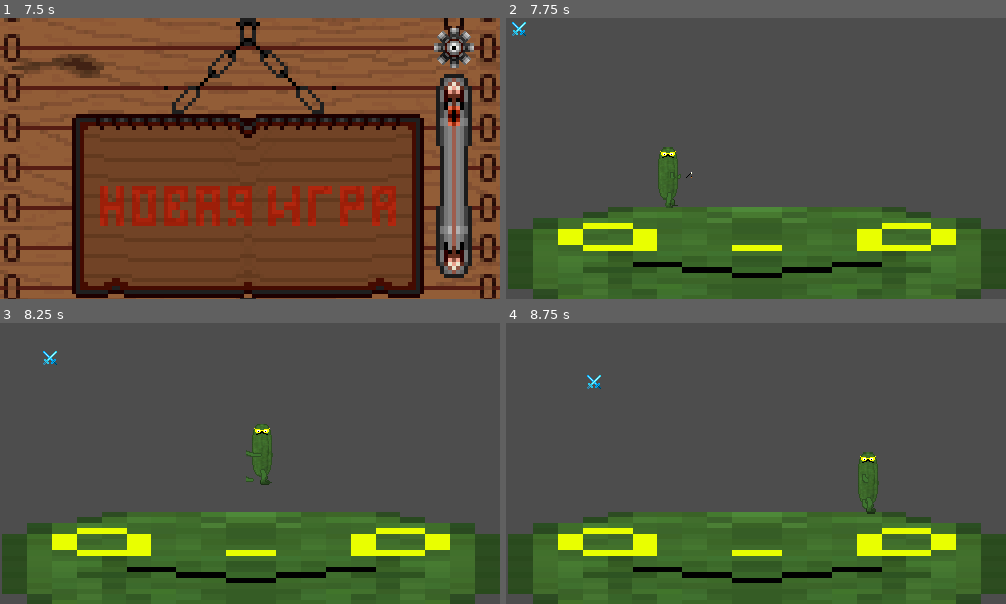
Above: before the commit, frames 1-4 (two rows, left to right).
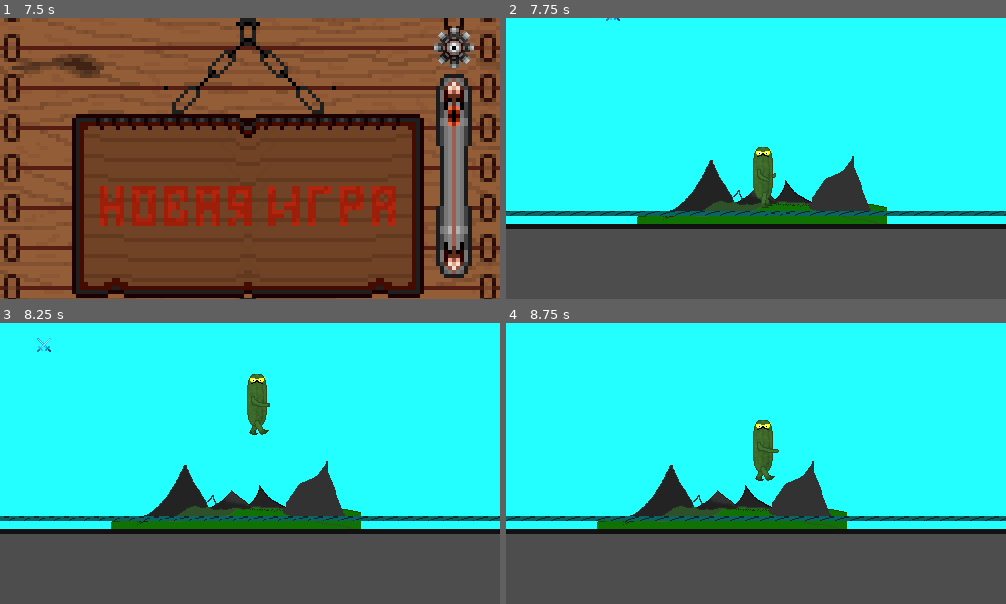
Above: after the commit, the same moments.

Repository: Brodyaga20/Ogurec
Game: Godot game, scene res://Scenes/menu.tscn
Two runs of this game, one before a commit and one after it. Both use one fixed random seed, a clock stepped at 60 frames per second and the inputs below.
Inputs (mouse positions are in pixels of both pictures, inside the frame that each line leads up to):
- Up to frame 1 (7.5 s): tap Enter at 0.5, 2, 3.5 s; move the mouse to (250, 124) at 0.52 s; hold Space (Jump) 0.53-1.28 s; hold D (Right) 0.53-2.03 s; click (250, 124) at 0.6 s; move the mouse to (455, 116) at 1.27 s; tap Space (Jump) at 1.35, 1.52, 1.82, 3.02, 3.32, 4.52, 4.82, 6.02, 6.32 s; click (455, 116) at 1.55 s; move the mouse to (250, 189) at 2.02 s; hold Left (Left) 2.03-2.78 s; hold Space (Jump) 2.03-2.78 s; click (250, 189) at 2.1 s; move the mouse to (455, 48) at 2.77 s; hold D (Right) 2.78-4.28 s; tap Mouse wheel down (WheelDown) at 2.85, 6.6 s; click (455, 48) at 3.05 s; move the mouse to (400, 200) at 3.52 s; hold Space (Jump) 3.53-4.28 s; tap Mouse wheel up (WheelUp) at 3.6, 7.35 s; move the mouse to (100, 116) at 4.27 s; hold Left (Left) 4.28-5.03 s; click (100, 116) at 4.35 s; move the mouse to (275, 158) at 5.02 s; hold D (Right) 5.03-5.78 s; hold Space (Jump) 5.03-5.78 s; move the mouse to (175, 88) at 5.77 s; hold Left (Left) 5.78-7.28 s; click (175, 88) at 5.85 s; move the mouse to (360, 144) at 6.52 s; hold Space (Jump) 6.53-7.28 s; move the mouse to (150, 172) at 7.27 s; hold D (Right) from 7.28 s (still down)
- Up to frame 2 (7.75 s): keep holding D (Right); tap Space (Jump) at 7.52 s; click (656, 172) at 7.55 s
- Up to frame 3 (8.25 s): keep holding D (Right); tap Space (Jump) at 7.82 s; move the mouse to (300, 401) at 8.02 s; hold Space (Jump) from 8.03 s (still down); click (300, 401) at 8.1 s
- Up to frame 4 (8.75 s): keep holding D (Right); keep holding Space (Jump)

Frame 1 is identical in both runs. In frame 2, 100% of the frame differs, in the area x 0-100%, y 0-100%; in frame 3, 99%; in frame 4, 99%.

Commit message:
New parallax background!!!

Diff:
--- a/Scenes/Hero/HERO.tscn
+++ b/Scenes/Hero/HERO.tscn
@@ -1,9 +1,9 @@
-[gd_scene load_steps=13 format=3 uid="uid://s7s0g6nc66mf"]
+[gd_scene load_steps=14 format=3 uid="uid://s7s0g6nc66mf"]
 
 [ext_resource type="Script" path="res://Scripts/Hero/HERO.gd" id="1_kpvw0"]
 [ext_resource type="Texture2D" uid="uid://dex6jrvksjlix" path="res://Resources/Textures/Characters/Playable/Ogurec/Body/Simple/Stop/Texture.png" id="2_2xiph"]
-[ext_resource type="Texture2D" uid="uid://b5ifr44g0pvg2" path="res://Resources/Textures/Characters/Playable/Ogurec/Hands/BackHand/Simple_empty/Move/Texture.png" id="4_tvfq8"]
-[ext_resource type="Texture2D" uid="uid://b5ifr44g0pvg2" path="res://Resources/Textures/Characters/Playable/Ogurec/Hands/FrontHand/Simple_empty/Move/Texture.png" id="4_u5qf4"]
+[ext_resource type="Texture2D" uid="uid://ctkwdt5bday5p" path="res://Resources/Textures/Characters/Playable/Ogurec/Hands/BackHand/Simple_empty/Attack/Texture.png" id="2_ch8c0"]
+[ext_resource type="Texture2D" uid="uid://ctkwdt5bday5p" path="res://Resources/Textures/Characters/Playable/Ogurec/Hands/FrontHand/Simple_empty/Attack/Texture.png" id="4_m1hmc"]
 [ext_resource type="Texture2D" uid="uid://be1vtx2kn8kbc" path="res://Resources/Textures/Characters/Playable/Ogurec/Eyes/Simple_glasses/Eyes_ogurec_common.png" id="5_8uytl"]
 [ext_resource type="Texture2D" uid="uid://butixooq043cw" path="res://Resources/Textures/Characters/Playable/Ogurec/Legs/Simple/Move/Texture.png" id="5_arwvo"]
 
@@ -30,7 +30,7 @@
 "times": PackedFloat32Array(0, 0.09, 0.18, 0.27, 0.36, 0.45, 0.54, 0.63),
 "transitions": PackedFloat32Array(1, 1, 1, 1, 1, 1, 1, 1),
 "update": 1,
-"values": [0, 1, 2, 3, 4, 5, 6, 2]
+"values": [0, 1, 2, 3, 4, 5, 6, 7]
 }
 tracks/1/type = "value"
 tracks/1/imported = false
@@ -86,8 +86,38 @@
 "values": [0, 1]
 }
 
+[sub_resource type="Animation" id="Animation_ihvrk"]
+resource_name = "Attack"
+length = 0.2
+step = 0.025
+tracks/0/type = "value"
+tracks/0/imported = false
+tracks/0/enabled = true
+tracks/0/path = NodePath("FrontHand:frame")
+tracks/0/interp = 1
+tracks/0/loop_wrap = true
+tracks/0/keys = {
+"times": PackedFloat32Array(0, 0.025, 0.05, 0.075, 0.1, 0.125, 0.15, 0.175),
+"transitions": PackedFloat32Array(1, 1, 1, 1, 1, 1, 1, 1),
+"update": 1,
+"values": [0, 1, 2, 3, 4, 5, 6, 7]
+}
+tracks/1/type = "value"
+tracks/1/imported = false
+tracks/1/enabled = true
+tracks/1/path = NodePath("BackHand:frame")
+tracks/1/interp = 1
+tracks/1/loop_wrap = true
+tracks/1/keys = {
+"times": PackedFloat32Array(0, 0.025, 0.05, 0.075, 0.1, 0.125, 0.15, 0.175),
+"transitions": PackedFloat32Array(1, 1, 1, 1, 1, 1, 1, 1),
+"update": 1,
+"values": [0, 1, 2, 3, 4, 5, 6, 7]
+}
+
 [sub_resource type="AnimationLibrary" id="AnimationLibrary_1cny0"]
 _data = {
+"Attack": SubResource("Animation_ihvrk"),
 "Move": SubResource("Animation_rmjup"),
 "Stop": SubResource("Animation_nghlu")
 }
@@ -96,6 +126,7 @@
 script = ExtResource("1_kpvw0")
 
 [node name="Attack" type="Area2D" parent="."]
+visible = false
 
 [node name="RightHitBox" type="CollisionShape2D" parent="Attack"]
 position = Vector2(11, 4.5)
@@ -107,23 +138,21 @@
 
 [node name="BackHand" type="Sprite2D" parent="."]
 position = Vector2(0, 7.5)
-texture = ExtResource("4_tvfq8")
+texture = ExtResource("2_ch8c0")
 flip_h = true
 hframes = 4
 vframes = 2
-frame = 6
 
 [node name="Body1" type="Sprite2D" parent="."]
 texture = ExtResource("2_2xiph")
 
 [node name="FrontHand" type="Sprite2D" parent="."]
 position = Vector2(-16, -11.5)
-texture = ExtResource("4_u5qf4")
+texture = ExtResource("4_m1hmc")
 centered = false
 flip_h = true
 hframes = 4
 vframes = 2
-frame = 6
 
 [node name="Hands" type="Node2D" parent="."]
 
@@ -132,7 +161,6 @@
 texture = ExtResource("5_arwvo")
 hframes = 4
 vframes = 2
-frame = 6
 
 [node name="Eyes" type="Sprite2D" parent="."]
 position = Vector2(0, -20)
@@ -142,7 +170,8 @@
 
 [node name="Glasses" type="Sprite2D" parent="."]
 
-[node name="Test_Collision" type="CollisionShape2D" parent="."]
+[node name="Collision" type="CollisionShape2D" parent="."]
+visible = false
 shape = SubResource("CapsuleShape2D_v6rup")
 
 [node name="AnimationPlayer" type="AnimationPlayer" parent="."]
--- a/Scenes/test_level.tscn
+++ b/Scenes/test_level.tscn
@@ -1,24 +1,40 @@
-[gd_scene load_steps=4 format=3 uid="uid://1dkubjcem0d4"]
+[gd_scene load_steps=7 format=3 uid="uid://1dkubjcem0d4"]
 
-[ext_resource type="Texture2D" uid="uid://cxaie1bgrm86e" path="res://Resources/Textures/Characters/Stupid_Enemies/Test/Sprite.png" id="1_tjncl"]
+[ext_resource type="Script" path="res://Scripts/Rooms/level_1.gd" id="1_pxxj4"]
+[ext_resource type="Texture2D" uid="uid://biqdb4v3gldbk" path="res://Resources/Textures/Environment/Plate.png" id="2_2xglj"]
 [ext_resource type="PackedScene" uid="uid://s7s0g6nc66mf" path="res://Scenes/Hero/HERO.tscn" id="2_yaqag"]
+[ext_resource type="Texture2D" uid="uid://msdmuwnjmi7s" path="res://Resources/Textures/Environment/BackGround.png" id="4_l4nmm"]
 [ext_resource type="PackedScene" uid="uid://j1jrd0l5cky3" path="res://Scenes/Characters/Common_enemies/ID_0.tscn" id="5_3pnqg"]
 
+[sub_resource type="RectangleShape2D" id="RectangleShape2D_sn4ue"]
+size = Vector2(1000, 84)
+
 [node name="Node2D" type="Node2D"]
+script = ExtResource("1_pxxj4")
 
 [node name="Floor" type="StaticBody2D" parent="."]
 
-[node name="CollisionShape2D" type="CollisionPolygon2D" parent="Floor"]
-position = Vector2(250.5, 244)
-build_mode = 1
-polygon = PackedVector2Array(-1.5, -54, 149.5, -54, 157.5, -48, 175.5, -48, 183.5, -42, 224.5, -42, 224.5, -31, 249.5, -31, 249.5, 28, 224.5, 38, 124.5, 55, -124.5, 55, -173.5, 49, -248.5, 28, -248.5, -31, -223.5, -31, -223.5, -42, -178.5, -42, -171.5, -48, -156.5, -48, -149.5, -54)
+[node name="CollisionShape2D" type="CollisionShape2D" parent="Floor"]
+position = Vector2(237, 254)
+shape = SubResource("RectangleShape2D_sn4ue")
 
 [node name="Sprite2D" type="Sprite2D" parent="Floor"]
-position = Vector2(251, 244)
-scale = Vector2(24.9, 5.5)
-texture = ExtResource("1_tjncl")
+position = Vector2(243, 211.5)
+texture = ExtResource("2_2xglj")
 
 [node name="Hero" parent="." instance=ExtResource("2_yaqag")]
 position = Vector2(129, 156)
 
 [node name="Body" parent="." instance=ExtResource("5_3pnqg")]
+
+[node name="ParallaxBackground" type="ParallaxBackground" parent="."]
+
+[node name="Camera2D" type="Camera2D" parent="ParallaxBackground"]
+position = Vector2(129, 156)
+
+[node name="ParallaxLayer" type="ParallaxLayer" parent="ParallaxBackground"]
+motion_scale = Vector2(0.2, 0.2)
+
+[node name="Sprite2D" type="Sprite2D" parent="ParallaxBackground/ParallaxLayer"]
+position = Vector2(237, 432)
+texture = ExtResource("4_l4nmm")
--- a/Scripts/Characters/Common_enemies/ID_0.gd
+++ b/Scripts/Characters/Common_enemies/ID_0.gd
@@ -8,9 +8,9 @@
 
 
 func set_variables():
-	CollisionBox_Scale = Vector2(0, 0)
-	HurtBox_Scale = Vector2(0, 0)
-	texture_path = "res://Resources/Textures/Engine icons/Common_enemy.png"
+	CollisionBox_Scale = Vector2(20, 20)
+	HurtBox_Scale = Vector2(22, 22)
+	texture_path = "res://Resources/Textures/Develop_things/Common_enemy.png"
 	speed = 75
 	no_gravity = true
 
--- a/Scripts/Characters/Common_enemy.gd
+++ b/Scripts/Characters/Common_enemy.gd
@@ -32,10 +32,12 @@
 #Эта функция создаёт для врага простейшие узлы - соответственно спрайт, коллизию и хитбокс
 func create_sceleton():
 	texture.texture = ResourceLoader.load(texture_path)
+
 	CollisionBox.shape = RectangleShape2D.new()
-	CollisionBox.scale = CollisionBox_Scale
+	CollisionBox.shape.size = CollisionBox_Scale
+
 	DamageBox.shape = RectangleShape2D.new()
-	DamageBox.scale = HurtBox_Scale
+	DamageBox.shape.size = HurtBox_Scale
 
 	add_child(texture)
 	add_child(CollisionBox)
--- a/Scripts/Hero/HERO.gd
+++ b/Scripts/Hero/HERO.gd
@@ -8,13 +8,12 @@
 var time_to_end_attack := 0 #Таймер до окончания анимации атаки и возможности начала следующей
 var time_for_attack := 60 #Сколько времени тратится на цикл атаки с данным оружжием
 var attack_direction := 0 #Направление атаки
-var max_jump := 1 #Сколько максимум прыжков можно сделать, типа 2 - у персонажа есть двойной прыжок, 3 - тройной и т. д.
+var max_jump := 2 #Сколько максимум прыжков можно сделать, типа 2 - у персонажа есть двойной прыжок, 3 - тройной и т. д.
 var jump := 0 #Сколько конкретно сейчас раз ещё может прыгнуть персонаж
 var jump_force = -220
 var jump_end = true
 var last_direction := 0 #В какую сторону последний раз был повёрнут персонаж при движении
-var damage = 1 #Урон персонажа в рукопашном бою
-var attack_frames = 4
+var damage = 5 #Урон персонажа в рукопашном бою
 
 
 #Одежда/тип конечностей и т.д.
@@ -34,13 +33,19 @@
 
 func get_weapon(type, time):
 	weapon_type = type
-	attack_frames = time
+	time_for_attack = time
 
 
 func _process(delta):
-
+	if !is_on_floor():
+		jump = min(jump, max_jump - 1)
+	print(state)
 	timer += 1
 	PlayerInfo.player_position = position
+	if Input.is_action_pressed("Right") or Input.is_action_pressed("Left"):
+		last_direction = direction()
+
+
 	#на пока
 	if Input.is_action_just_pressed("Return"):
 		get_tree().quit()
@@ -51,10 +56,7 @@
 
 	#определяем, в каком состоянии сейчас персонаж
 	if (time_to_end_attack > 0):
-		if direction() != 0:
-			state = "Attack_in_move" # Если атака в движении отличается от атаки на месте, то это состояние поможет
-		else:
-			state = "Attack" # Просто атака
+		state = "Attack" # Если атака в движении отличается от атаки на месте, то это состояние поможет
 	else:
 		if direction() != 0:
 			state = "Move" # Персонаж движется ИЛИ ты нажимаешь кнопки движения, ДАЖЕ упираясь в стену
@@ -72,18 +74,12 @@
 			DisplayServer.window_set_mode(DisplayServer.WINDOW_MODE_WINDOWED)
 	#endregion
 
-	#Атака
-
-	#Разная простая анимка, мб потом переделаю в норм вид
-
-
 
 	#Программа создаёт путь файла, основываясь на состоянии персонажа и типе конечностей и подгружает файл оттуда в текстуру, используя функцию, которая написана выше, на строке 22
 	$Body1.texture = ResourceLoader.load(file_name_sprite_ogurec("Body", body_type))
 	$FrontHand.texture = ResourceLoader.load(file_name_sprite_ogurec("Hands/FrontHand", hands_weapon_type))
 	$BackHand.texture = ResourceLoader.load(file_name_sprite_ogurec("Hands/BackHand", hands_weapon_type))
 	$Legs.texture = ResourceLoader.load(file_name_sprite_ogurec("Legs", legs_type))
-
 
 	#region MATCH_STATE
 	#Как должен выглядеть спрайт при различных состояниях персонажа - (легаси, потом исправлю)
@@ -93,63 +89,40 @@
 			$FrontHand.flip_h = (direction() < 0)
 			$BackHand.flip_h = (direction() < 0)
 			$Legs.flip_h = (direction() < 0)
-
-
-		"Attack_in_move":
-			$Body1.flip_h = (attack_direction < 0)
-			$FrontHand.flip_h = (attack_direction < 0)
-			$BackHand.flip_h = (attack_direction < 0)
-			$Legs.flip_h = (attack_direction < 0)
 		"Attack":
 			$Body1.flip_h = (attack_direction < 0)
 			$FrontHand.flip_h = (attack_direction < 0)
 			$BackHand.flip_h = (attack_direction < 0)
 			$Legs.flip_h = (attack_direction < 0)
-
 	#endregion
 
 	#region STUPID_ANIMATIONS
-
 		#анимация рук, когда персонаж стоит
 	if state == "Stop":
-		if timer % 40 == 20 + randi()%10:
+		if timer % 40 == 20 + randi() % 10:
 			$FrontHand.frame = 1
 			$BackHand.frame = 1
 		if timer % 60 == 0:
 			$FrontHand.frame = 0
 			$BackHand.frame = 0
 
-
-
-
-
-
 	#анимация тыщ-тыщ
 	if time_to_end_attack > 0:
-		if state == "Attack" or state == "Attack_in_move":
-			$FrontHand.frame = (time_to_end_attack/4) % (attack_frames * 2)
-			$BackHand.frame = (time_to_end_attack/4) % (attack_frames * 2)
+		if state == "Attack":
+			#$FrontHand.frame = (time_to_end_attack/4) % (attack_frames * 2)
+			#$BackHand.frame = (time_to_end_attack/4) % (attack_frames * 2)
+			pass
 		time_to_end_attack -= 60 * delta
 
 	#endregion
-
 
 	if (Input.is_action_just_pressed("Click") and state != "Stop" and time_to_end_attack == 0):
 		attack_direction = direction()
 		time_to_end_attack = time_for_attack
 
-	#if (Input.is_action_just_pressed("Click") and state == "Stop":
-
-
-
-
-
-
-
-
-
-
-
+	if Input.is_action_just_pressed("Click") and state == "Stop":
+		attack_direction = last_direction
+		time_to_end_attack = time_for_attack
 
 
 	if attack_direction > 0:
@@ -162,21 +135,24 @@
 		$Attack/RightHitBox.position.y = -400
 		$Attack/LeftHitBox.position.y = -400
 
+
+
+
 	if Input.is_action_pressed("Jump") and !jump_end:
 		velocity.y = jump_force
 
-
-	if Input.is_action_just_pressed("Jump") && is_on_floor():
+	if Input.is_action_just_pressed("Jump") && jump == max_jump:
 		jump -= 1
 		velocity.y = jump_force * 0.8
 		jump_end = false
 		$Timer.start()
 
+	elif Input.is_action_just_pressed("Jump") && jump > 0:
+		velocity.y = (jump_force * (jump + 1.5) * 1.3) / max_jump
+		jump -= 1
 
 	if Input.is_action_just_released("Jump"):
 		jump_end = true
-
-
 
 	velocity.x = direction() * speed
 	if jump_end:
@@ -189,7 +165,6 @@
 
 
 
-
 func _on_attack_area_entered(area):
 	if area.get_parent().has_method("get_damage"):
 		area.get_parent().get_damage(position - area.position - Vector2(0, 100), damage)
--- /dev/null
+++ b/Scripts/Rooms/level_1.gd
@@ -0,0 +1,12 @@
+extends Node2D
+
+
+# Called when the node enters the scene tree for the first time.
+func _ready():
+	pass # Replace with function body.
+
+
+# Called every frame. 'delta' is the elapsed time since the previous frame.
+func _process(delta):
+	$ParallaxBackground/Camera2D.position.x = PlayerInfo.player_position.x
+	pass
Not shown, changed: Resources/Textures/Characters/Playable/Ogurec/Body/Simple/Attack/Texture.png.import
Binary file removed: Resources/Textures/Characters/Playable/Ogurec/Body/Simple/Attack_in_move/Texture.png
Not shown, changed: Resources/Textures/Characters/Playable/Ogurec/Hands/BackHand/Simple_bow/Attack/Texture.png.import
Binary file removed: Resources/Textures/Characters/Playable/Ogurec/Hands/BackHand/Simple_bow/Attack_in_move/Texture.png
Binary file changed: Resources/Textures/Characters/Playable/Ogurec/Hands/BackHand/Simple_empty/Attack/Texture.png
Binary file removed: Resources/Textures/Characters/Playable/Ogurec/Hands/BackHand/Simple_empty/Attack_in_move/Texture.png
Not shown, removed: Resources/Textures/Characters/Playable/Ogurec/Hands/BackHand/Simple_empty/Attack_in_move/Texture.png.import
Binary file changed: Resources/Textures/Characters/Playable/Ogurec/Hands/BackHand/Simple_empty/Move/Texture.png
Not shown, changed: Resources/Textures/Characters/Playable/Ogurec/Hands/FrontHand/Simple_bow/Attack/Texture.png.import
Binary file removed: Resources/Textures/Characters/Playable/Ogurec/Hands/FrontHand/Simple_bow/Attack_in_move/Texture.png
Not shown, removed: Resources/Textures/Characters/Playable/Ogurec/Hands/FrontHand/Simple_bow/Attack_in_move/Texture.png.import
Binary file changed: Resources/Textures/Characters/Playable/Ogurec/Hands/FrontHand/Simple_bow/Move/Texture.png
(and 14 more such lines)
